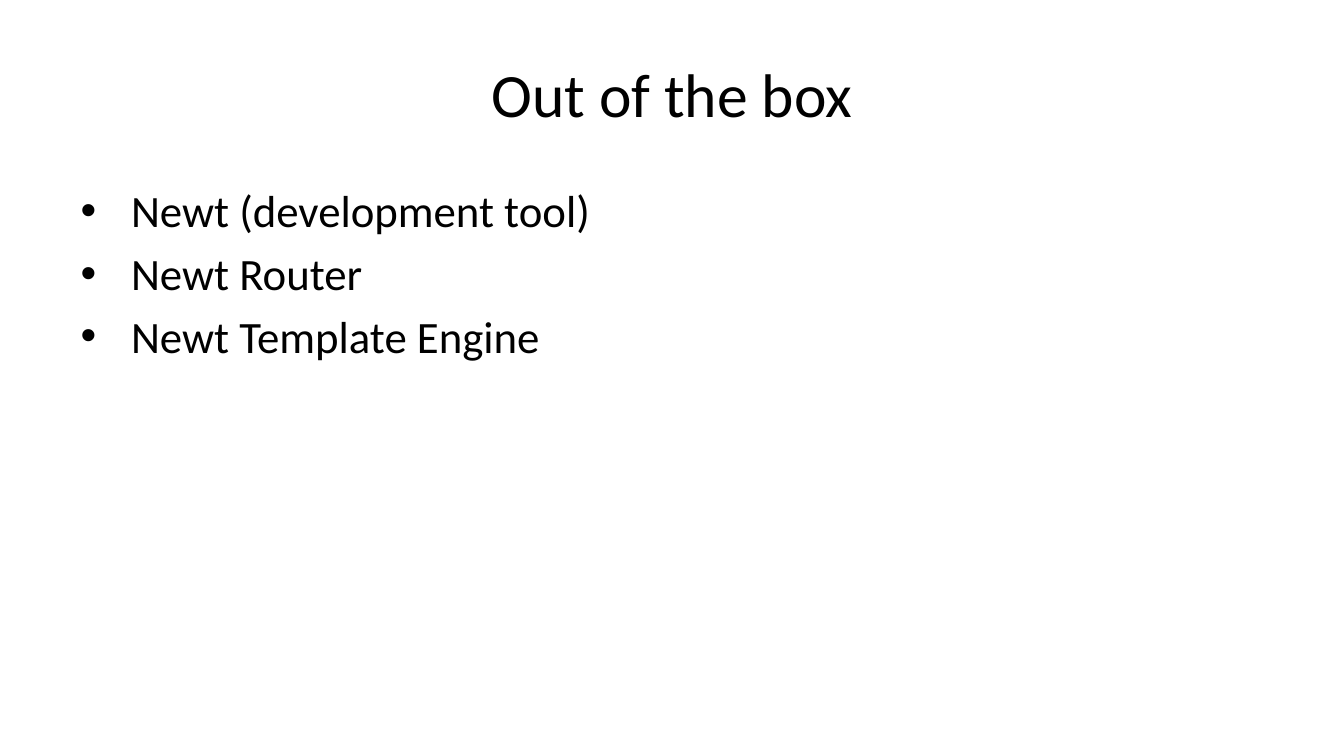
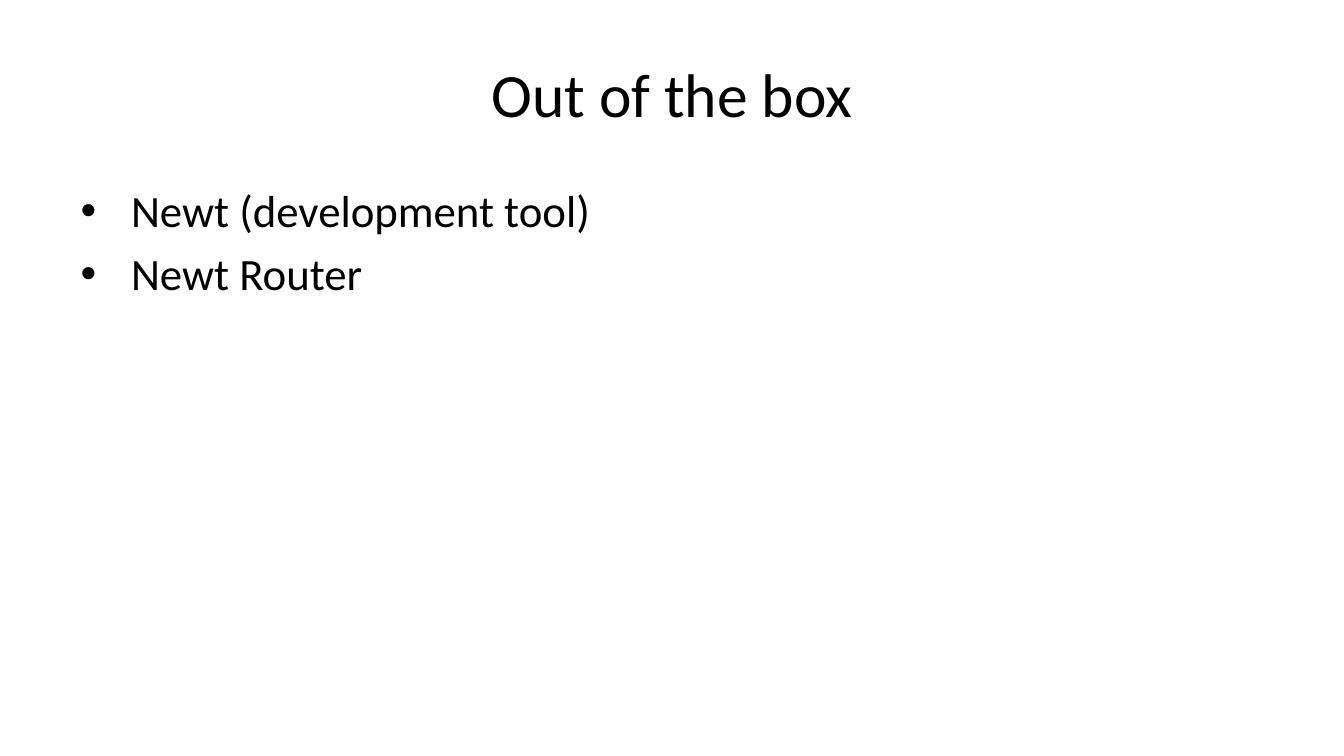
Before and after one commit to caltechlibrary/newt, a slide deck: slide 27 of presentation3/newt-p3.pptx. Drawn at 1344x756 pixels with LibreOffice and Linux fonts; fonts in the diff are those of the drawing. Boxes give left, top, right and bottom in pixels: in the first picture for what was removed or moved away, otherwise in the second. Text is boxed around its words. In the diff, an @@ line names an element or a change of style, - is before the commit and + after.

```diff
--- a/presentation3/newt-p3.pptx
+++ b/presentation3/newt-p3.pptx
@@ text at box(131, 322, 540, 361): paragraph removed @@
-• Newt Template Engine
```
Also in this commit, not shown: 16 other slides changed, 3 slides added, 3 slides removed, 21 other files.
